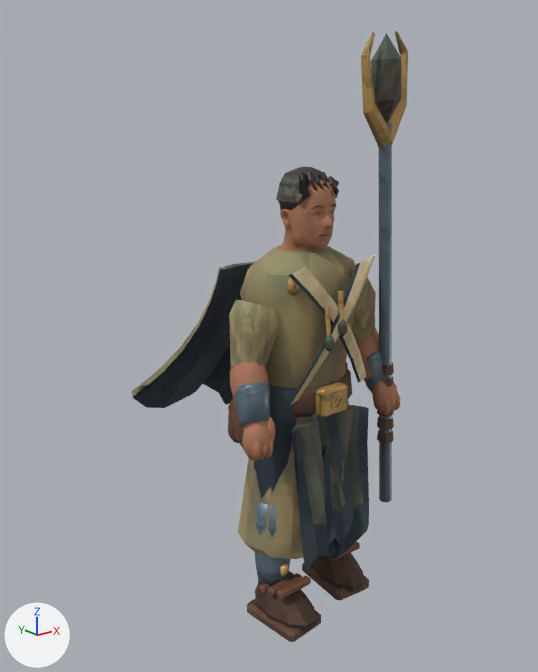
One commit to the glTF model public/assets/mobile/monk.glb: the scene before it, then after it.
Before and after are seen from a 50 mm lens placed at (-1.569, -1.772, 1.723), pointed at (-0.052, 0.125, 0.964). Lighting does not change. The marker at lower left points along +X, +Y and +Z. The first picture is the older version. Vertices at exactly the same position are counted once.

Objects in the first picture: 'monk'.
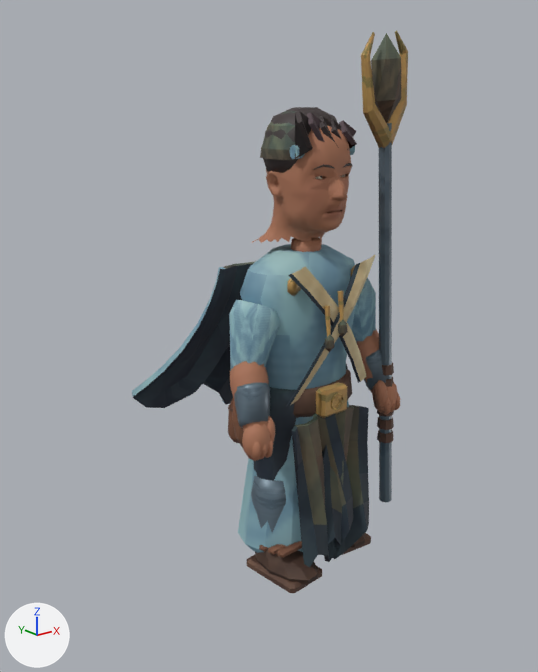
The newer file is also rescaled (x1.066), turned or shifted as a whole; pictures and numbers use the older file's frame.

Pixel boxes [x1, y1, x2, y2] of what changed, in the pictures (538 x 672 px; the box of a moved part takes in the faces that stretch with it):
'monk', reshaped (8% shorter): before [132, 30, 408, 642]; after [132, 30, 408, 593]
part 1 of me_monk_color_and_skin, moved or reshaped: before [299, 172, 311, 202]; after [295, 111, 313, 159]
part 2 of me_monk_color_and_skin, moved or reshaped: before [307, 172, 318, 191]; after [307, 112, 325, 142]
part 3 of me_monk_color_and_skin, moved or reshaped: before [314, 174, 325, 191]; after [319, 116, 339, 148]
part 4 of me_monk_color_and_skin, moved or reshaped: before [322, 176, 334, 196]; after [331, 119, 348, 150]
part 5 of me_monk_color_and_skin, moved or reshaped: before [328, 176, 339, 194]; after [339, 120, 357, 149]
part 6 of me_monk_color_and_skin, moved or reshaped: before [247, 598, 321, 642]; after [246, 555, 322, 593]
part 7 of me_monk_color_and_skin, moved or reshaped: before [254, 502, 290, 587]; after [251, 476, 286, 532]
part 8 of me_monk_color_and_skin, moved or reshaped: before [302, 563, 369, 600]; after [342, 533, 371, 555]
part 9 of me_monk_color_and_skin, deleted: before [255, 193, 363, 631]
part 10 of me_monk_color_and_skin, moved or reshaped: before [205, 167, 385, 499]; after [253, 107, 365, 584]
part 11 of me_monk_color_and_skin, surface changed (yellow to cyan): before [132, 247, 380, 574]; after [132, 239, 380, 568]
part 12 of me_monk_color_and_skin, recoloured (yellow to cyan): [132, 188, 390, 559] in both

The change in detail:
me_monk_color_and_skin is used by ob_monk; location (0.0, 0.0, 0.0).
me_monk_color_and_skin had 2890 vertices, 5435 faces and spanned x -0.42..0.34, y -0.23..0.46, z -0.01..1.93.
me_monk_color_and_skin now has 2891 vertices, 5431 faces and spans x -0.42..0.34, y -0.23..0.46, z 0.18..1.93.
me_monk_color_and_skin part 1: the loose piece of 10 vertices spanning x -0.09..-0.04, y -0.08..-0.04, z 1.44..1.53 is scaled about its middle by 1.5, then moved by (-0.03, -0.03, 0.15).
me_monk_color_and_skin part 2: the loose piece of 10 vertices spanning x -0.06..-0.01, y -0.08..-0.04, z 1.44..1.52 is scaled about its middle by 1.5, then moved by (-0.02, -0.03, 0.15).
me_monk_color_and_skin part 3: the loose piece of 10 vertices spanning x -0.03..0.02, y -0.09..-0.04, z 1.43..1.52 is scaled about its middle by 1.5, then moved by (0.0, -0.03, 0.15).
me_monk_color_and_skin part 4: the loose piece of 10 vertices spanning x 0.0..0.05, y -0.08..-0.04, z 1.43..1.51 is scaled about its middle by 1.5, then moved by (0.01, -0.03, 0.15).
me_monk_color_and_skin part 5: the loose piece of 10 vertices spanning x 0.03..0.08, y -0.08..-0.04, z 1.44..1.51 is scaled about its middle by 1.5, then moved by (0.03, -0.03, 0.15).
me_monk_color_and_skin part 6: the loose piece of 32 vertices spanning x -0.24..-0.06, y -0.2..0.05, z -0.01..0.04 is moved by (0.0, 0.0, 0.19).
me_monk_color_and_skin part 7: the loose piece of 40 vertices spanning x -0.21..-0.08, y -0.09..0.06, z 0.1..0.44 is scaled about its middle by (1, 1, 0.772), then moved by (0.0, 0.0, 0.13).
me_monk_color_and_skin part 8: the loose piece of 32 vertices spanning x 0.06..0.24, y -0.15..0.1, z -0.01..0.04 is moved by (0.0, 0.0, 0.19).
me_monk_color_and_skin part 9: 15 loose pieces with 306 vertices, spanning x -0.22..0.22, y -0.21..0.1, z 0.03..1.46, are deleted.
me_monk_color_and_skin part 10: 41 vertices moved from x -0.21..0.21, y -0.16..0.14, z 0.54..1.48 to x -0.21..0.21, y -0.16..0.14, z 0.5..1.48; 591 vertices removed from x -0.29..0.3, y -0.18..0.4, z 0.34..1.53; 874 vertices added at x -0.22..0.22, y -0.21..0.35, z 0.21..1.71.
me_monk_color_and_skin part 11: 1967 kept faces spanning x -0.42..0.33, y -0.23..0.46, z 0.2..1.31 get new texture (UV) coordinates.
me_monk_color_and_skin part 12: 1337 kept faces spanning x -0.42..0.34, y -0.23..0.46, z 0.2..1.93 get new vertex colours.
Other edits to the shape of me_monk_color_and_skin do not show in these pictures.
